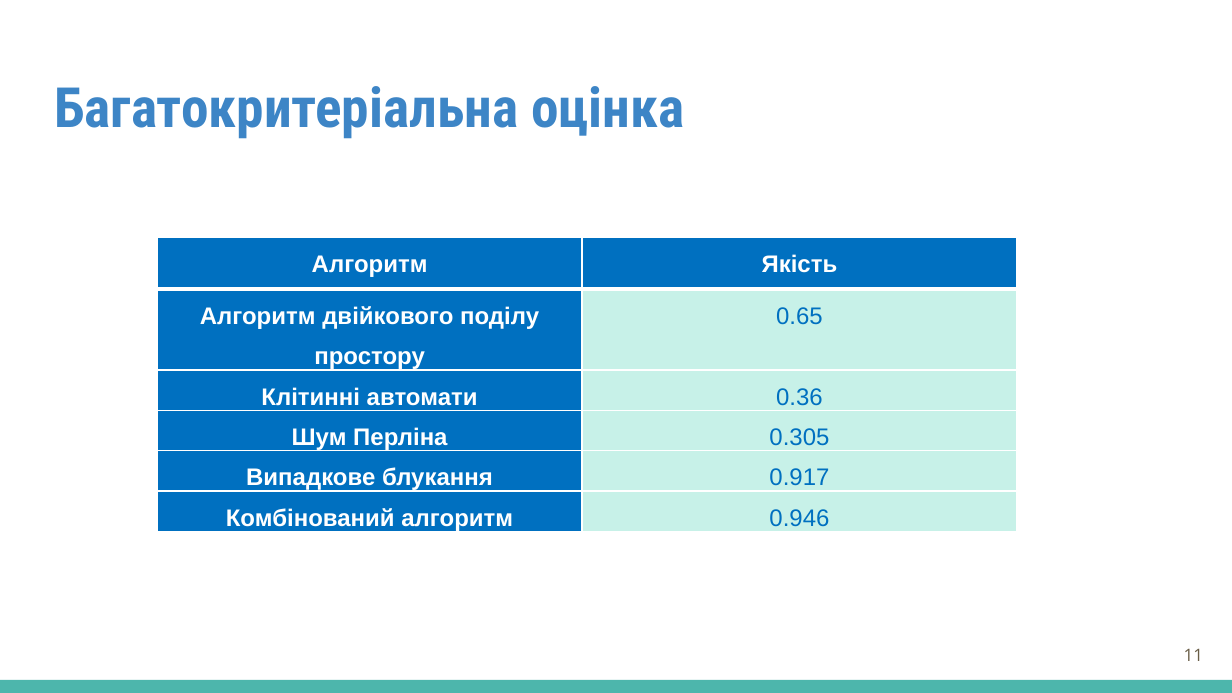
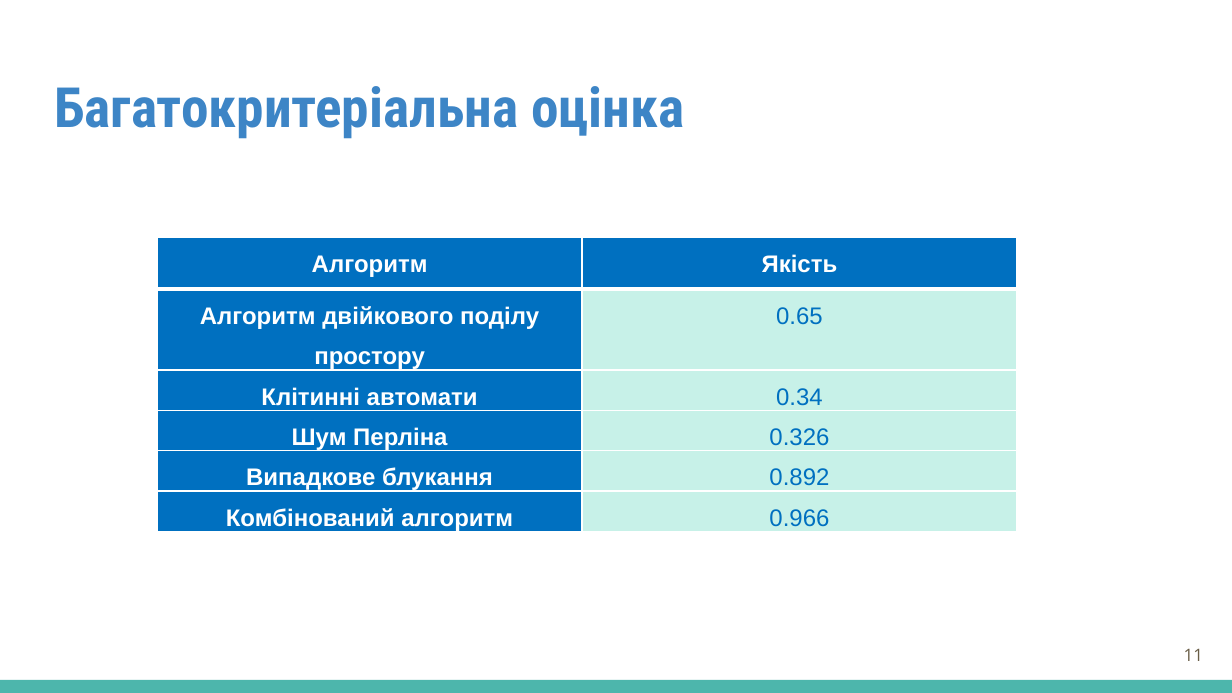
Before and after one commit to VlaD1377/LevelGenerator, a slide deck: slide 11 of 2026_М_ПІ_ІПЗм-24-1_Лабунець_В_В.pptx. Drawn at 1232x693 pixels with LibreOffice and Linux fonts; fonts in the diff are those of the drawing. Boxes give left, top, right and bottom in pixels: in the first picture for what was removed or moved away, otherwise in the second. Text is boxed around its words. In the diff, an @@ line names an element or a change of style, - is before the commit and + after.

Commit message:
Renewed presentation

```diff
--- a/2026_М_ПІ_ІПЗм-24-1_Лабунець_В_В.pptx
+++ b/2026_М_ПІ_ІПЗм-24-1_Лабунець_В_В.pptx
@@ table at (158, 238, 1018, 548) @@
-row 3, column 2: 0.36
+row 3, column 2: 0.34
-row 4, column 2: 0.305
+row 4, column 2: 0.326
-row 5, column 2: 0.917
+row 5, column 2: 0.892
-row 6, column 2: 0.946
+row 6, column 2: 0.966
```
